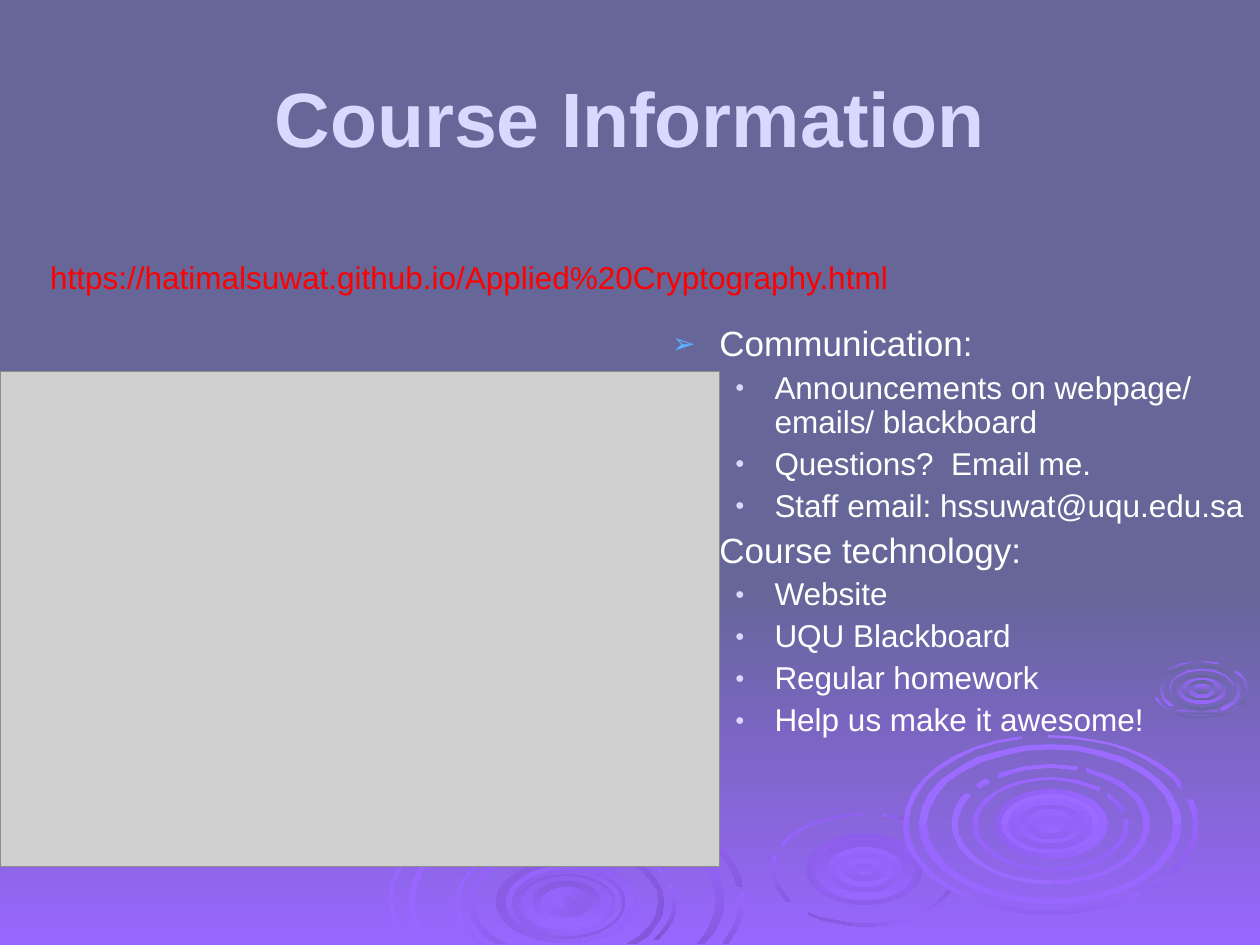
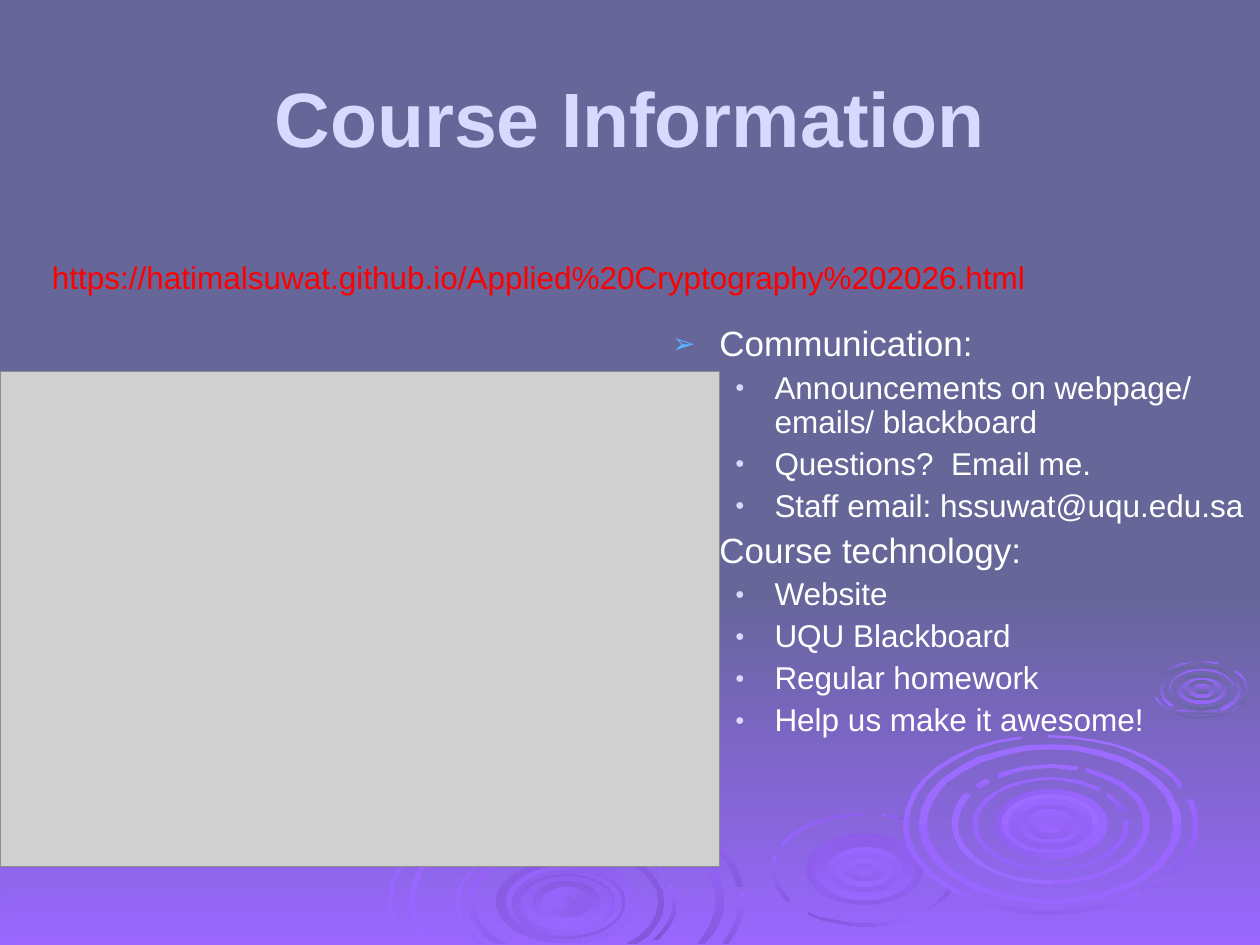
Before and after one commit to HatimAlsuwat/HatimAlsuwat.github.io, a slide deck: slide 2 of Applied Cryptography 2026/ch01.ppt. Drawn at 1260x945 pixels with LibreOffice and Linux fonts; fonts in the diff are those of the drawing; grey boxes stand for pictures; background and template pictures are left out. Boxes give left, top, right and bottom in pixels: in the first picture for what was removed or moved away, otherwise in the second. Text is boxed around its words. In the diff, an @@ line names an element or a change of style, - is before the commit and + after.

```diff
--- a/Applied Cryptography 2026/ch01.ppt
+++ b/Applied Cryptography 2026/ch01.ppt
@@ text at [52, 266, 1025, 295]: text changed @@
-https://hatimalsuwat.github.io/Applied%20Cryptography.html
+https://hatimalsuwat.github.io/Applied%20Cryptography%202026.html
```
Also in this commit, not shown: 4 other slides changed, 24 other files.
